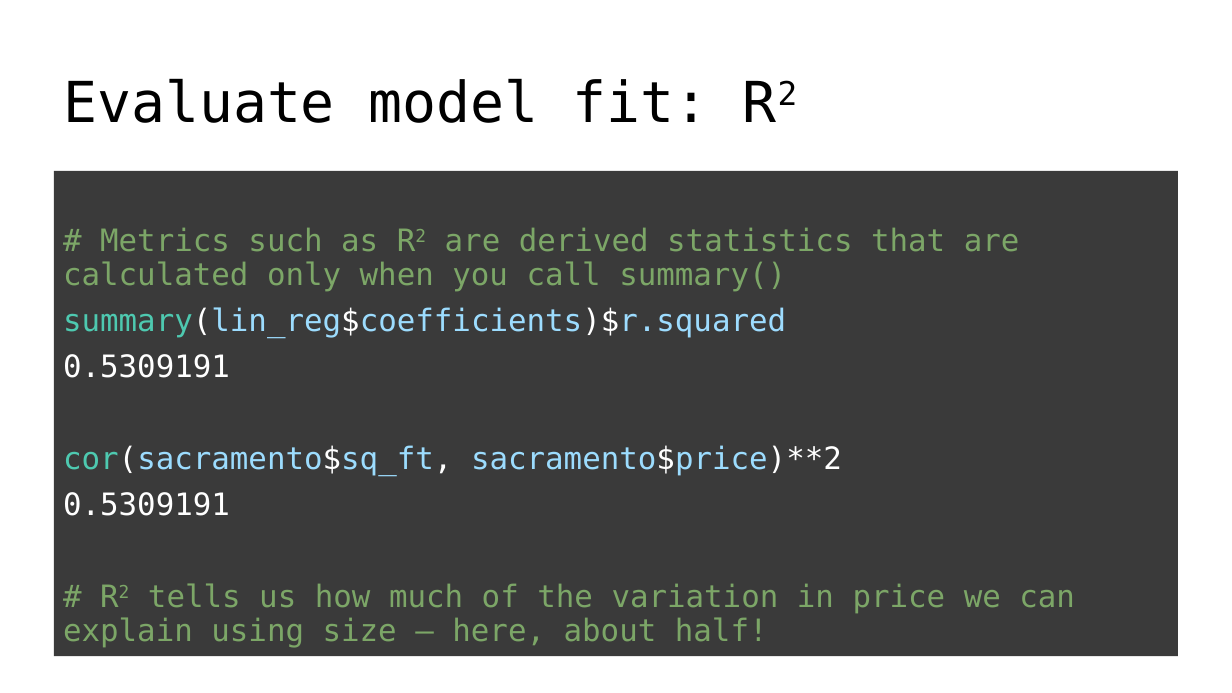
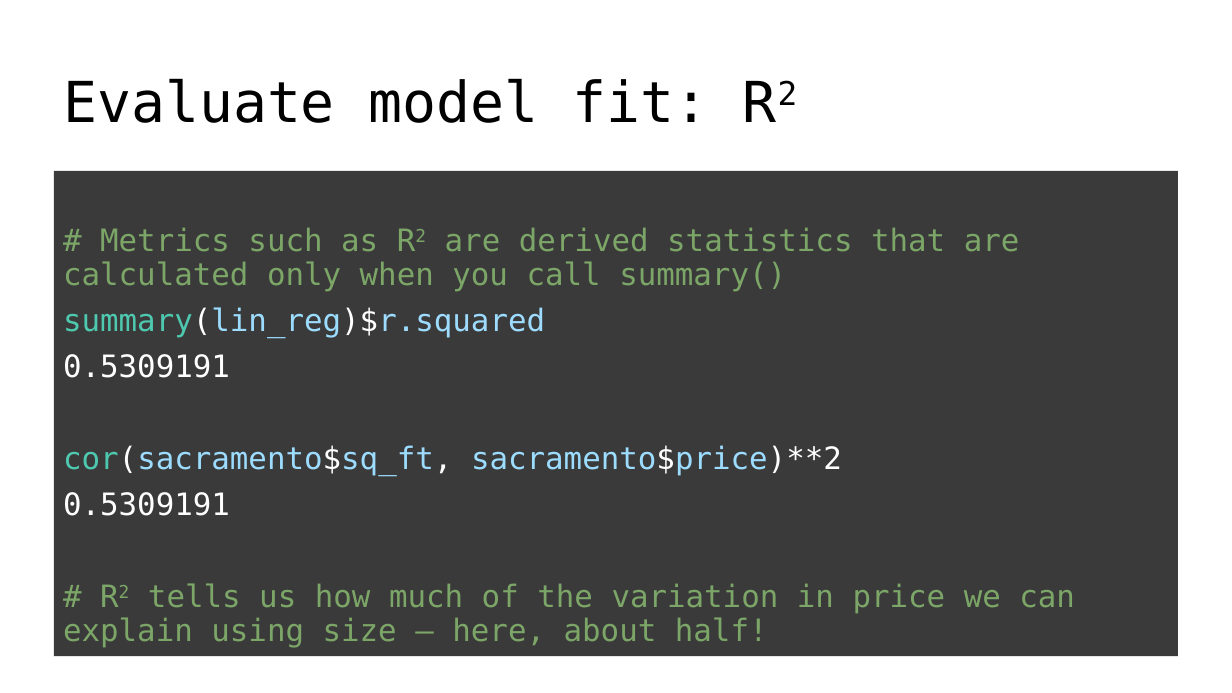
Before and after one commit to juliagallucci/Teaching_demonstrations, a slide deck: slide 24 of slide_decks/Correlation-Regression-demo2.pptx. Drawn at 1232x693 pixels with LibreOffice and Linux fonts; fonts in the diff are those of the drawing. Boxes give left, top, right and bottom in pixels: in the first picture for what was removed or moved away, otherwise in the second. Text is boxed around its words. In the diff, an @@ line names an element or a change of style, - is before the commit and + after.

```diff
--- a/slide_decks/Correlation-Regression-demo2.pptx
+++ b/slide_decks/Correlation-Regression-demo2.pptx
@@ text at (63, 307, 545, 338): text changed; text colour #9CDCFE to #9DDCFF @@
-summary(lin_reg$coefficients)$r.squared
+summary(lin_reg)$r.squared
```
Also in this commit, not shown: 5 other slides changed.
